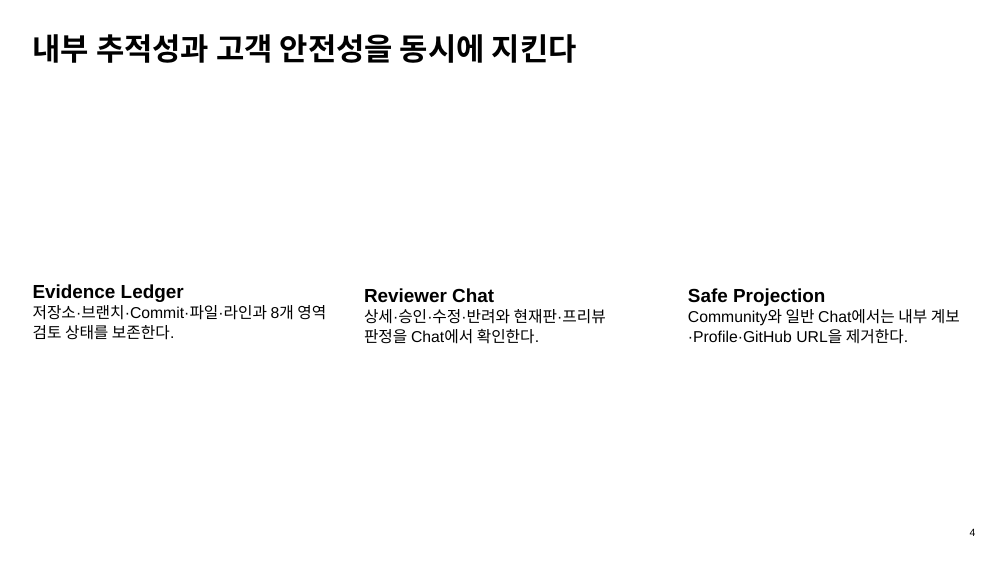
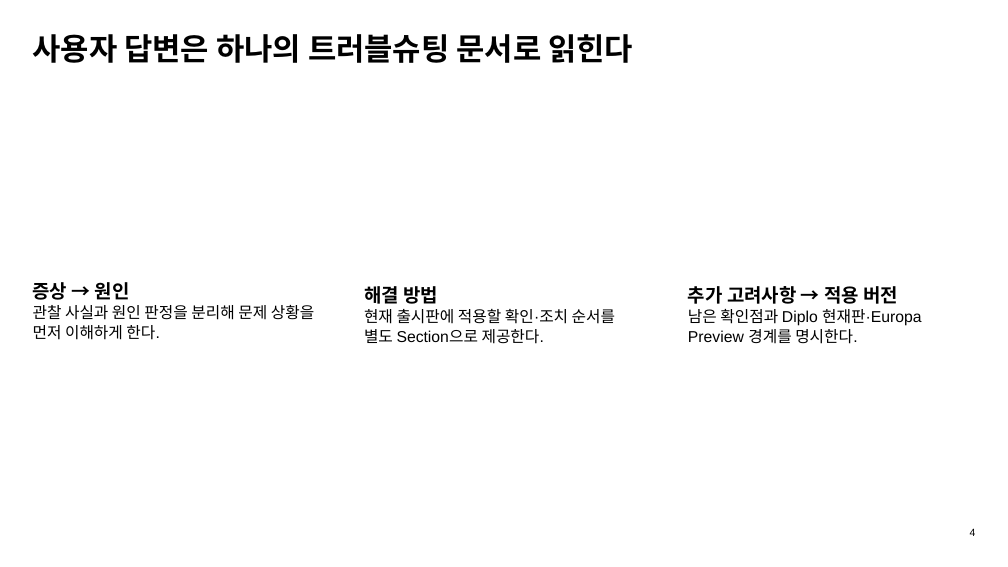
Before and after one commit to ablecloud-team/ablestack-techflow, a slide deck: slide 4 of output/presentation/techflow-versioned-safe-answer.pptx. Drawn at 1008x567 pixels with LibreOffice and Linux fonts; fonts in the diff are those of the drawing. Boxes give left, top, right and bottom in pixels: in the first picture for what was removed or moved away, otherwise in the second. Text is boxed around its words. In the diff, an @@ line names an element or a change of style, - is before the commit and + after.

Commit message:
feat: 사용자 답변을 트러블슈팅 문서로 표준화

```diff
--- a/output/presentation/techflow-versioned-safe-answer.pptx
+++ b/output/presentation/techflow-versioned-safe-answer.pptx
@@ text at box(33, 34, 633, 63): text changed @@
-내부 추적성과 고객 안전성을 동시에 지킨다
+사용자 답변은 하나의 트러블슈팅 문서로 읽힌다
@@ text at box(33, 282, 314, 340): text changed @@
-Evidence Ledger
-저장소·브랜치·Commit·파일·라인과 8개 영역 검토 상태를 보존한다.
+증상 → 원인
+관찰 사실과 원인 판정을 분리해 문제 상황을 먼저 이해하게 한다.
@@ text at box(364, 286, 615, 344): text changed @@
-Reviewer Chat
-상세·승인·수정·반려와 현재판·프리뷰 판정을 Chat에서 확인한다.
+해결 방법
+현재 출시판에 적용할 확인·조치 순서를 별도 Section으로 제공한다.
@@ text at box(688, 286, 921, 344): text changed @@
-Safe Projection
-Community와 일반 Chat에서는 내부 계보·Profile·GitHub URL을 제거한다.
+추가 고려사항 → 적용 버전
+남은 확인점과 Diplo 현재판·Europa Preview 경계를 명시한다.
```
Also in this commit, not shown: 2 other slides changed, 14 other files.
